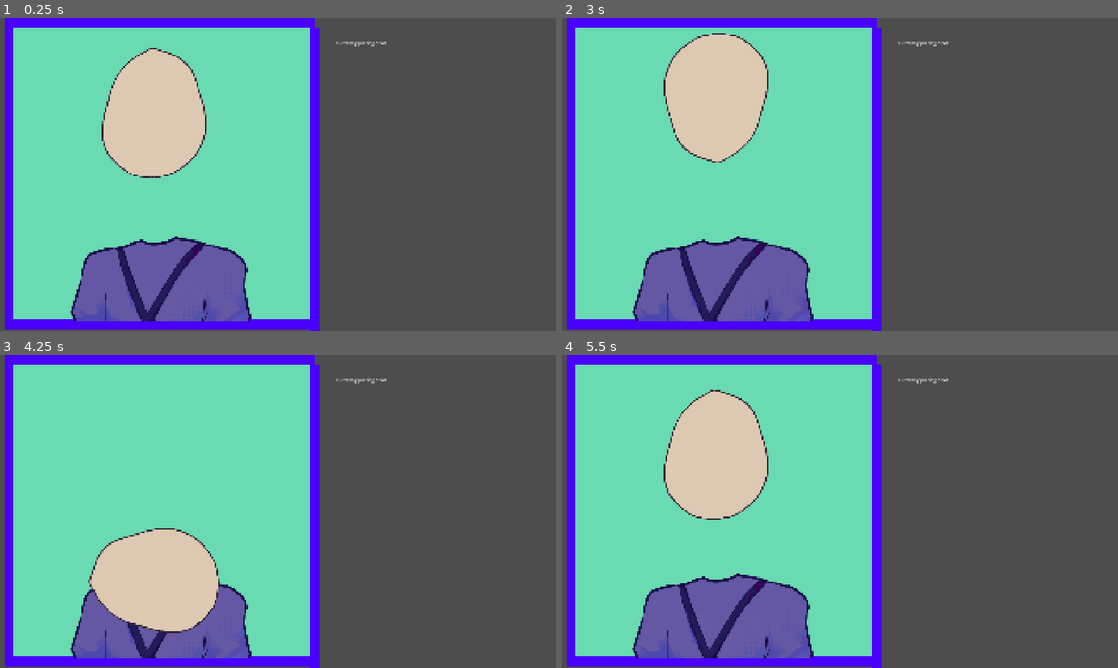
Above: before the commit, frames 1-4 (two rows, left to right).
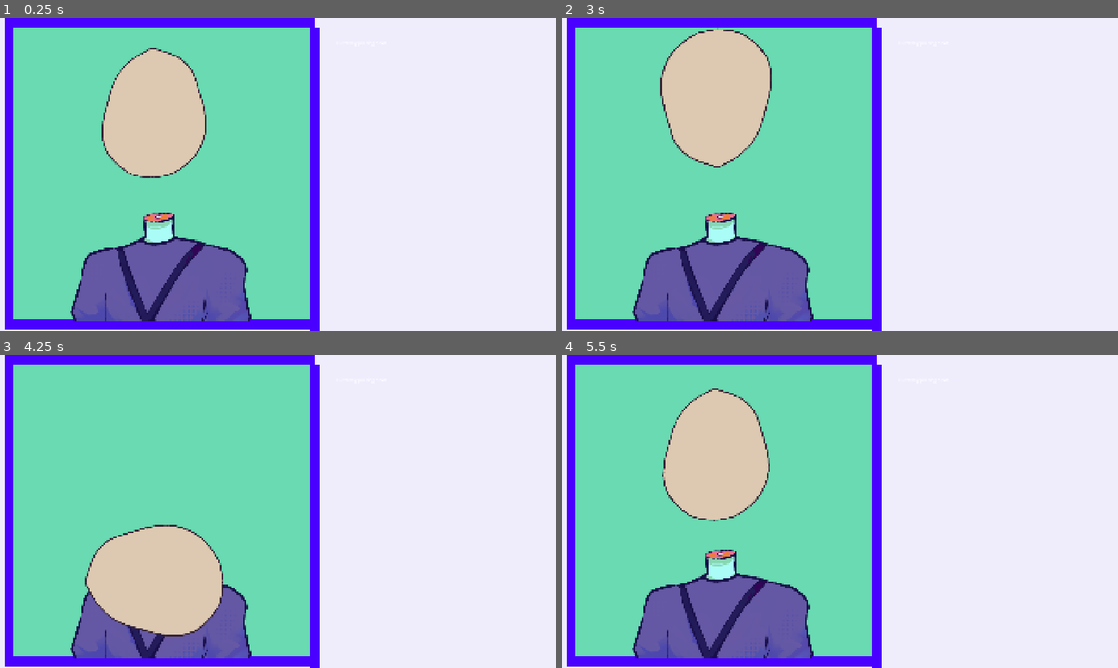
Above: after the commit, the same moments.

Repository: Herbeon/haven-toronto-game
Game: Godot game, scene res://game.tscn
Two runs of this game, one before a commit and one after it. Both use one fixed random seed, a clock stepped at 60 frames per second and the inputs below.
Inputs (mouse positions are in pixels of both pictures, inside the frame that each line leads up to):
- Up to frame 1 (0.25 s): no input
- Up to frame 2 (3 s): tap Enter at 0.5 s; move the mouse to (962, 158) at 0.52 s; hold Right 0.53-1.28 s; tap Alt at 0.6, 2.1 s; click (962, 158) at 0.67 s; move the mouse to (728, 190) at 1.27 s; hold Down 1.28-2.03 s; tap Shift at 1.35, 2.85 s; move the mouse to (895, 105) at 2.02 s; hold Right 2.03-2.78 s; move the mouse to (812, 237) at 2.77 s; hold Up from 2.78 s (still down); click (812, 237) at 2.92 s
- Up to frame 3 (4.25 s): move the mouse to (444, 558) at 3.52 s; release Up at 3.53 s; hold Left from 3.53 s (still down); tap Alt at 3.6 s
- Up to frame 4 (5.5 s): move the mouse to (673, 464) at 4.27 s; tap Shift at 4.35 s; move the mouse to (867, 511) at 5.02 s; release Left at 5.03 s; hold Down from 5.03 s (still down); tap Alt at 5.1 s; click (867, 511) at 5.17 s

The runs differ from the first frame. In frame 1, 44% of the frame differs, in the area x 0-100%, y 0-100%; in frame 2, 45%; in frame 3, 45%; in frame 4, 45%.

Commit message:
functional stuff

Diff:
--- a/havenBounceBack/eye.gd
+++ b/havenBounceBack/eye.gd
@@ -14,10 +14,10 @@
 	placing_eye = true
 	position = get_viewport_rect().size / 2
 
-	var direction_x = randf_range(-1,1)
+	var direction_x = randf_range(-0.7,0.7)
 	# yay gambling
 
-	var direction_y = randf_range(-1,1)
+	var direction_y = randf_range(-0.6,0.6)
 	# yay more gambling
 
 	velocity = Vector2(direction_x,direction_y).normalized() * speed
@@ -40,6 +40,9 @@
 		# move and collide returns a boolean if it hits something
 		if collision:
 			#$EyeDemo2.rotate(PI / 2)
+			var tween = create_tween()
+			tween.tween_property($AnimatedSprite2D,"scale", Vector2(1.1,1.1), 0.1)
+			tween.tween_property($AnimatedSprite2D,"scale", Vector2(1,1), 0.1)
 			$AnimatedSprite2D.rotate(PI/2)
 			velocity = velocity.bounce(collision.get_normal())
 
--- a/havenBounceBack/game.tscn
+++ b/havenBounceBack/game.tscn
@@ -68,3 +68,11 @@
 position = Vector2(-229, 495)
 collision_layer = 2
 collision_mask = 2
+
+[node name="ColorRect" type="ColorRect" parent="." unique_id=1890427670]
+z_index = -10
+offset_left = -3.0
+offset_top = -61.0
+offset_right = 2013.0
+offset_bottom = 1223.0
+color = Color(0.9372549, 0.92941177, 0.9882353, 1)
--- a/havenBounceBack/head.gd
+++ b/havenBounceBack/head.gd
@@ -32,6 +32,9 @@
 	var collision = move_and_collide(velocity * delta)
 	# move and collide returns a boolean if it hits something
 	if collision:
+		var tween = create_tween()
+		tween.tween_property($AnimatedSprite2D,"scale", Vector2(1.1,1.1), 0.1)
+		tween.tween_property($AnimatedSprite2D,"scale", Vector2(1,1), 0.1)
 		$AnimatedSprite2D.rotate(PI / 2)
 		velocity = velocity.bounce(collision.get_normal())
 
Binary file changed: havenBounceBack/images and character assets/cori torso.png
Not shown, changed: havenBounceBack/images and character assets/cori torso.png~
Not shown, changed: havenBounceBack/images and character assets/herby draws stuff on krita.kra
Not shown, changed: havenBounceBack/images and character assets/herby draws stuff on krita.kra~
